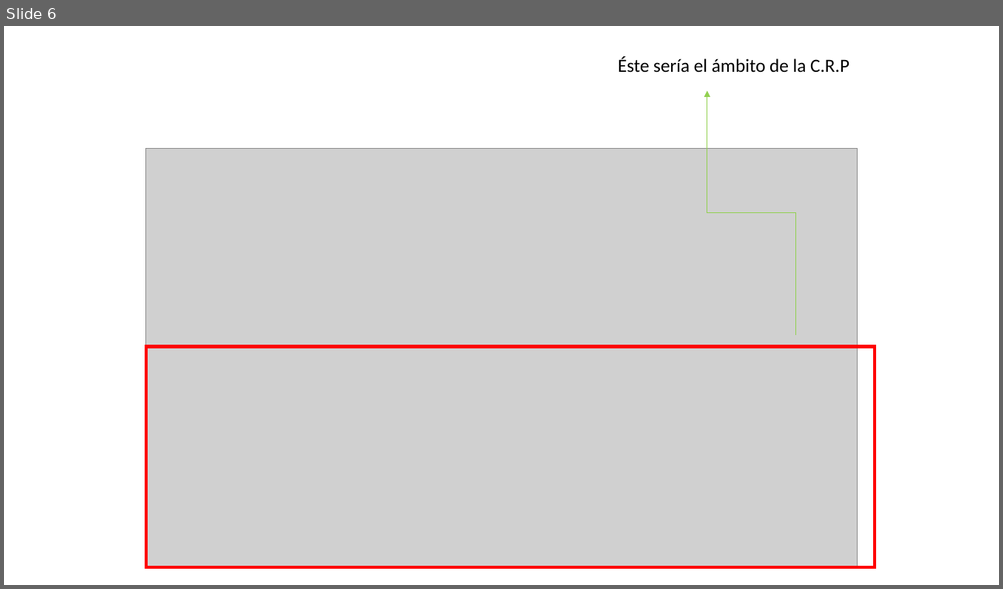
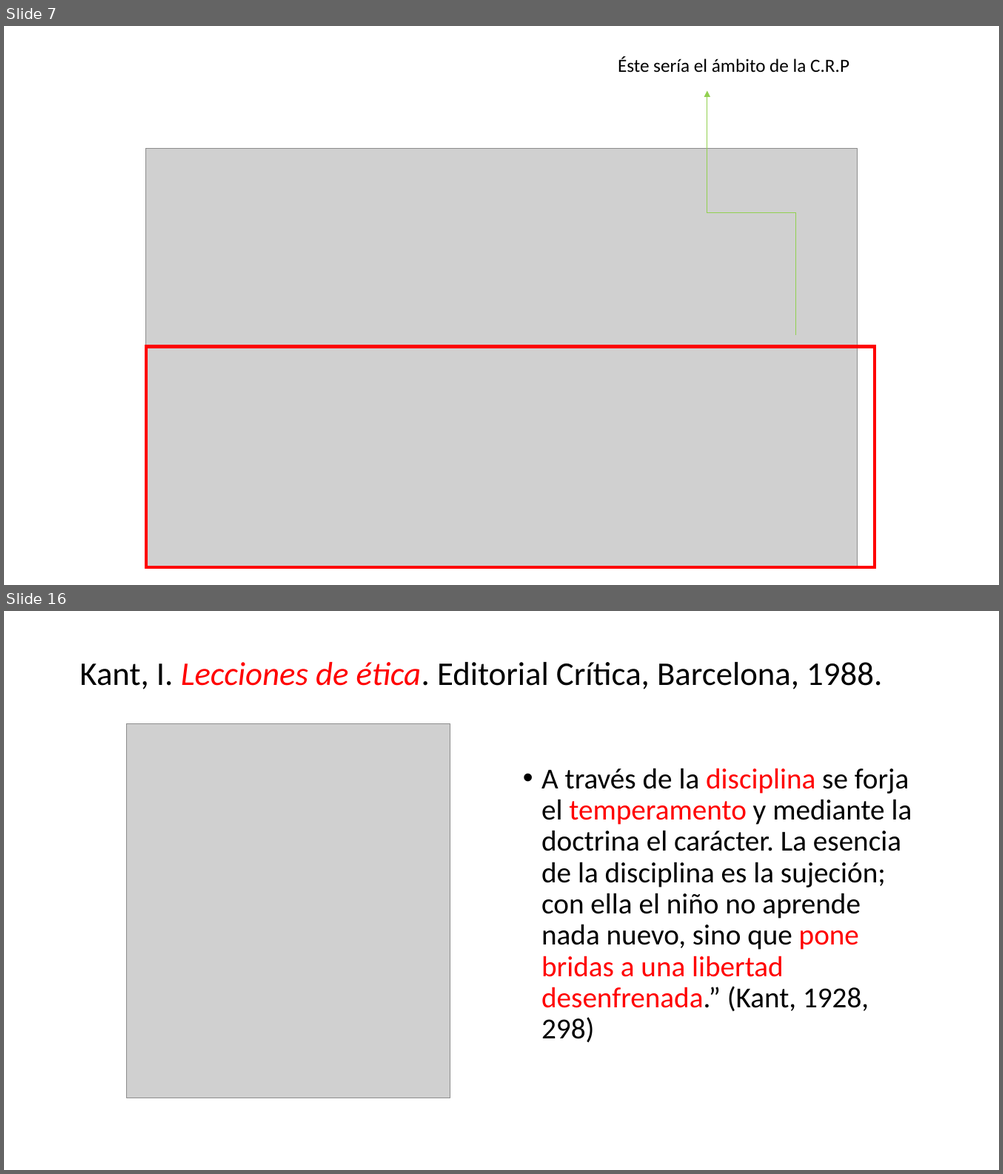
Before and after one commit to zaboltar/zaboltar.github.io, a slide deck: assets uarm/2023 1 UarmPCrit/Kant - ilustracion proyecto critico educacion.pptx. Shown one above the other, each under a label of ours: slide 6 before the commit, slides 7 and 16 after it; the slides between them are not shown. The pictures are 1003x589 and 1003x1174 pixels, drawn with LibreOffice and Linux fonts; fonts in the diff are those of the drawing; grey boxes stand for pictures. Boxes give left, top, right and bottom in pixels: in the first picture for what was removed or moved away, otherwise in the second. Text is boxed around its words. In the diff, an @@ line names an element or a change of style, - is before the commit and + after.

```diff
--- a/assets uarm/2023 1 UarmPCrit/Kant - ilustracion proyecto critico educacion.pptx
+++ b/assets uarm/2023 1 UarmPCrit/Kant - ilustracion proyecto critico educacion.pptx
@@ slide 16 added at (4, 611, 999, 1170), background #FFFFFF @@
@@ title added at (79, 662, 882, 689), 32 pt, text #000000 @@
+Kant, I. Lecciones de ética. Editorial Crítica, Barcelona, 1988.
@@ picture added at (127, 724, 450, 1098) @@
@@ text added at (541, 768, 912, 1043), 28 pt, text #000000 @@
+• A través de la disciplina se forja el temperamento y mediante la doctrina el carácter. La esencia de la disciplina es la sujeción; con ella el niño no aprende nada nuevo, sino que pone bridas a una libertad desenfrenada.” (Kant, 1928, 298)
@@ what was slide 6 is now slide 7 @@
```
Also in this commit, not shown: 6 slides changed, 16 other slides added, 5 slides removed, 15 other files.
